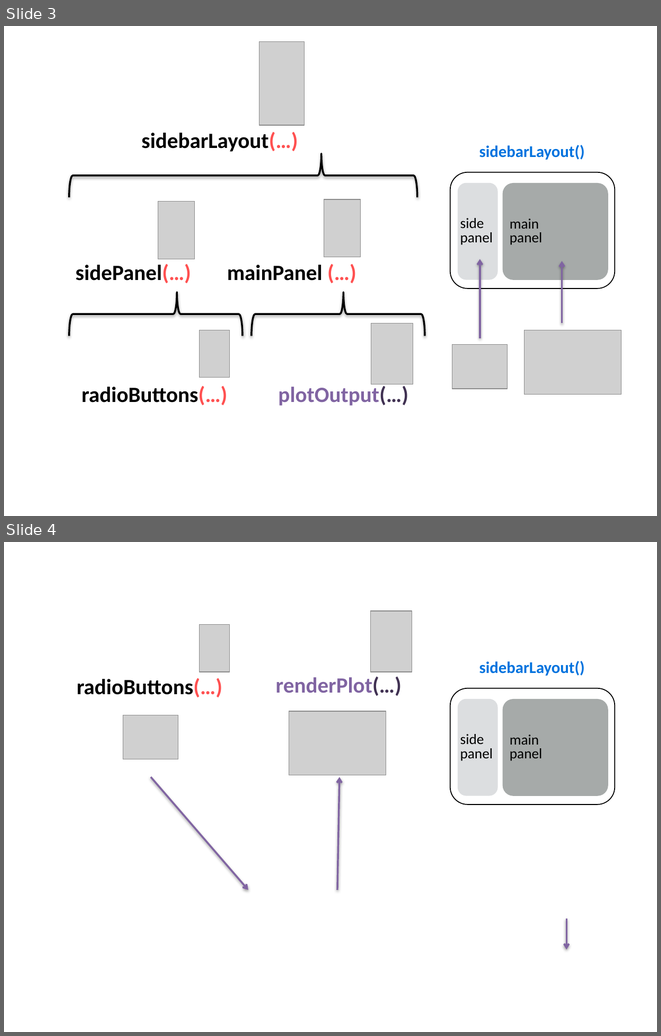
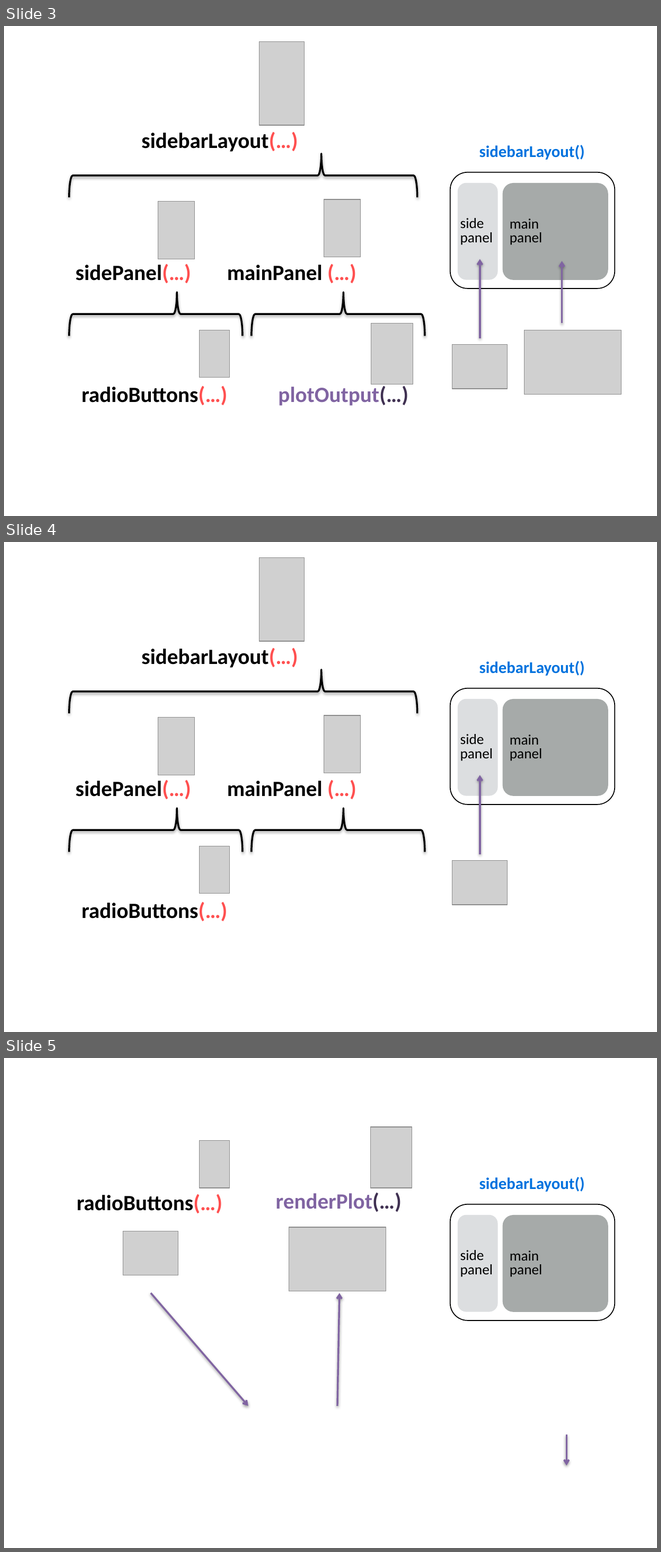
Before and after one commit to flor14/rladies_shiny_meetup_2020, a slide deck: shiny2020.pptx. Shown one above the other, each under a label of ours: slides 3 and 4 before the commit, slides 3, 4 and 5 after it. The pictures are 661x1036 and 661x1552 pixels, drawn with LibreOffice and Linux fonts; fonts in the diff are those of the drawing; grey boxes stand for pictures. Boxes give left, top, right and bottom in pixels: in the first picture for what was removed or moved away, otherwise in the second. Text is boxed around its words. In the diff, an @@ line names an element or a change of style, - is before the commit and + after.

```diff
--- a/shiny2020.pptx
+++ b/shiny2020.pptx
@@ slide 4 added at <box>4,542,657,1032</box>, background #FFFFFF @@
@@ group added at <box>69,558,615,921</box>: 5 texts, 5 pictures, 3 rounded rectangles, 3 right braces, 1 arrow @@
+side
+panel
+main
+panel
+sidebarLayout()
+sidebarLayout(…)
+sidePanel(…)
+mainPanel (…)
+radioButtons(…)
@@ what was slide 4 is now slide 5 @@
```
Also in this commit, not shown: 2 other files.
